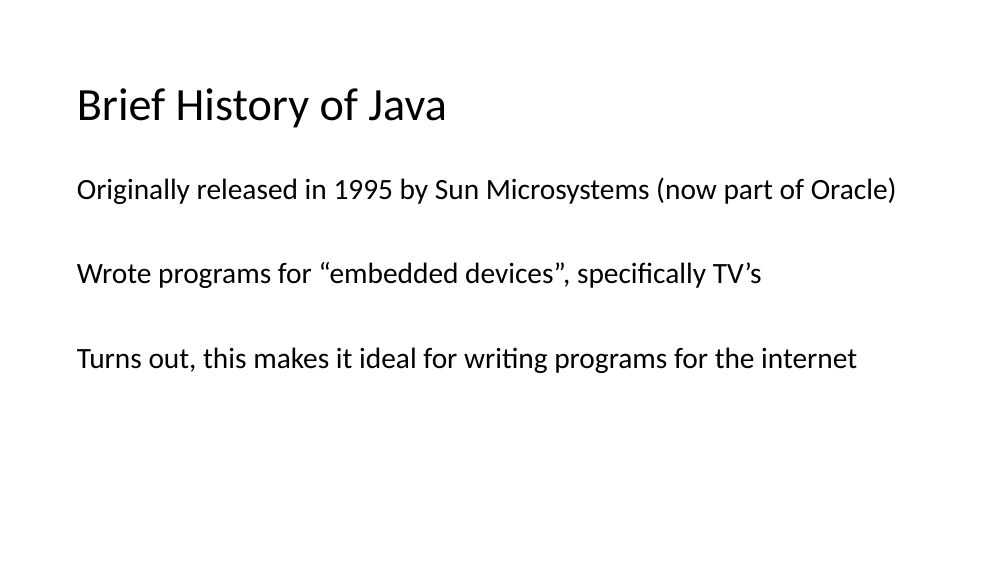
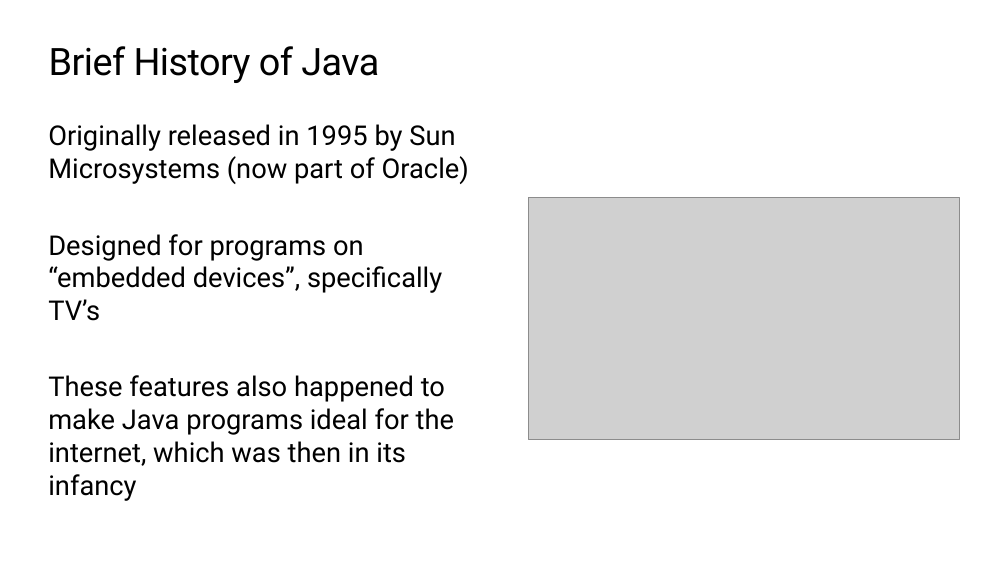
Before and after one commit to TEALSK12/apcsa-public, a slide deck: slide 24 of curriculum/Unit1/Unit1.pptx (slide 19 before the commit). Drawn at 1008x567 pixels with LibreOffice and Linux fonts; fonts in the diff are those of the drawing; grey boxes stand for pictures; background and template pictures are left out. Boxes give left, top, right and bottom in pixels: in the first picture for what was removed or moved away, otherwise in the second. Text is boxed around its words. In the diff, an @@ line names an element or a change of style, - is before the commit and + after.

```diff
--- a/curriculum/Unit1/Unit1.pptx
+++ b/curriculum/Unit1/Unit1.pptx
@@ title "Brief History of Java": place and size @@
-title "Brief History of Java" at box(77, 88, 446, 128)
+title "Brief History of Java" at box(49, 46, 379, 83)
@@ title "Brief History of Java" at box(49, 46, 379, 83): size 44 to 36 pt, font Calibri to Roboto, letter spacing 0 to -0.5 pt; line spacing 0.9 to 1; vertical alignment middle to top @@
@@ text "Originally released in 1995 by ...": place and size @@
-text "Originally released in 1995 by ..." at box(77, 177, 897, 373)
+text "Originally released in 1995 by ..." at box(48, 124, 469, 501)
@@ text at box(48, 124, 469, 184): size 28 to 26 pt, font Calibri to Roboto in "Originally released in 1995 by Sun Microsystems ..."; line spacing 0.9 to 1; less space between paragraphs @@
@@ picture added at box(529, 197, 960, 439) @@
@@ text at box(48, 234, 454, 501): text changed; size 28 to 26 pt; font Calibri to Roboto @@
-Wrote programs for “embedded devices”, specifically TV’s
-Turns out, this makes it ideal for writing programs for the internet
+Designed for programs on “embedded devices”, specifically TV’s
+These features also happened to make Java programs ideal for the internet, which was then in its infancy
```
Also in this commit, not shown: 64 other slides changed, 24 slides added, 13 slides removed.
